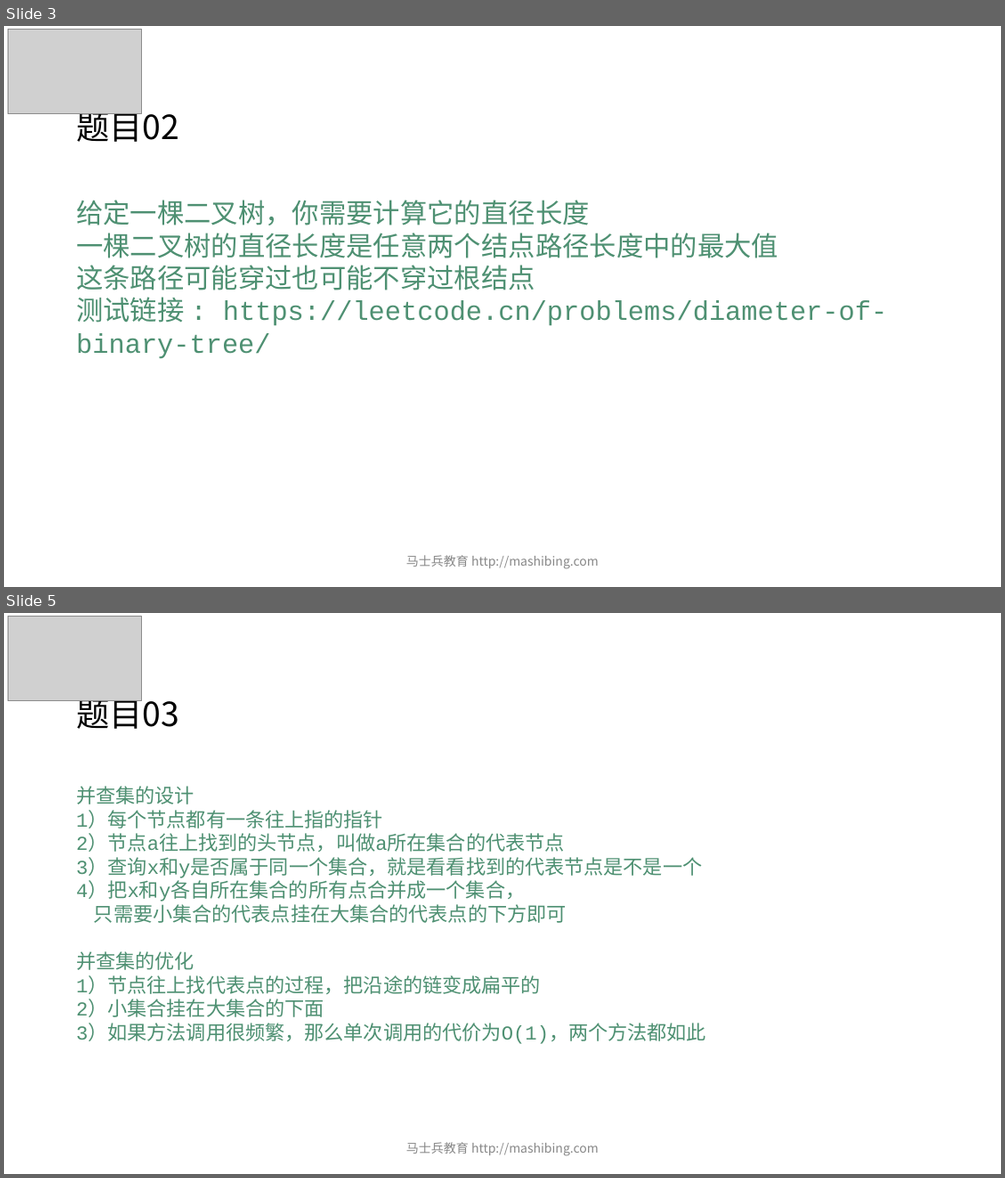
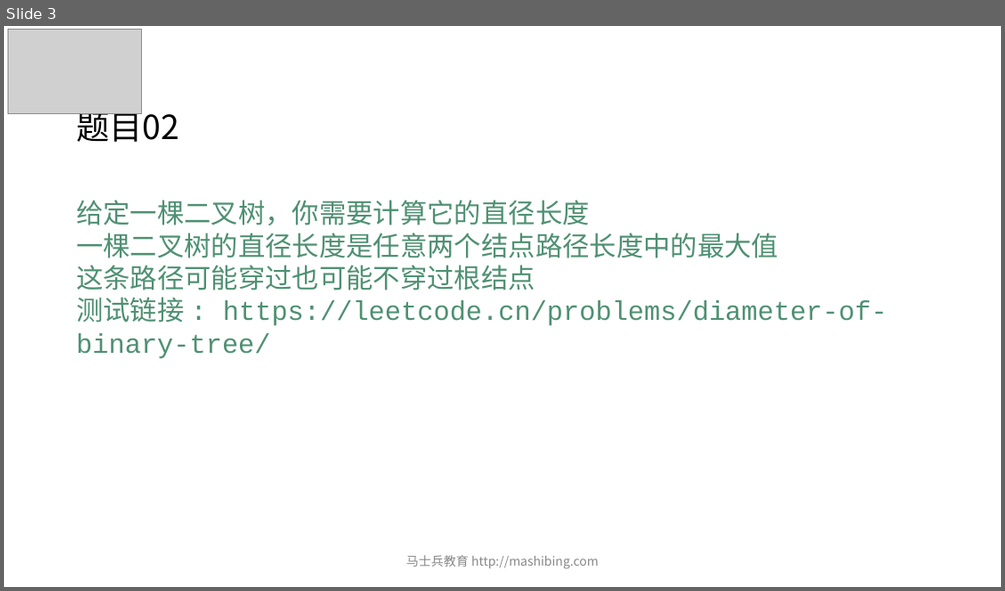
Before and after one commit to algorithmzuo/mca-algorithm-problems, a slide deck: 第03期/课堂ppt/powerpoint/第04节.pptx. Shown one above the other, each under a label of ours: slides 3 and 5 before the commit, slide 3 after it; the slides between them are not shown. The pictures are 1005x1178 and 1005x591 pixels, drawn with LibreOffice and Linux fonts; fonts in the diff are those of the drawing; grey boxes stand for pictures. Boxes give left, top, right and bottom in pixels: in the first picture for what was removed or moved away, otherwise in the second. Text is boxed around its words. In the diff, an @@ line names an element or a change of style, - is before the commit and + after.

```diff
--- a/第03期/课堂ppt/powerpoint/第04节.pptx
+++ b/第03期/课堂ppt/powerpoint/第04节.pptx
@@ slide 5 removed at <box>4,613,1001,1174</box>, background #FFFFFF @@
@@ picture removed at <box>8,616,142,701</box> @@
@@ title removed at <box>76,692,179,729</box> @@
-题目03
@@ text removed at <box>76,786,706,1044</box> @@
-并查集的设计
-1）每个节点都有一条往上指的指针
-2）节点a往上找到的头节点，叫做a所在集合的代表节点
-3）查询x和y是否属于同一个集合，就是看看找到的代表节点是不是一个
-4）把x和y各自所在集合的所有点合并成一个集合，
-只需要小集合的代表点挂在大集合的代表点的下方即可
-并查集的优化
-1）节点往上找代表点的过程，把沿途的链变成扁平的
-2）小集合挂在大集合的下面
-3）如果方法调用很频繁，那么单次调用的代价为O(1)，两个方法都如此
@@ text removed at <box>406,1142,599,1156</box> @@
-马士兵教育 http://mashibing.com
```
Also in this commit, not shown: 3 slides changed, 3 other slides removed, 10 other files.
